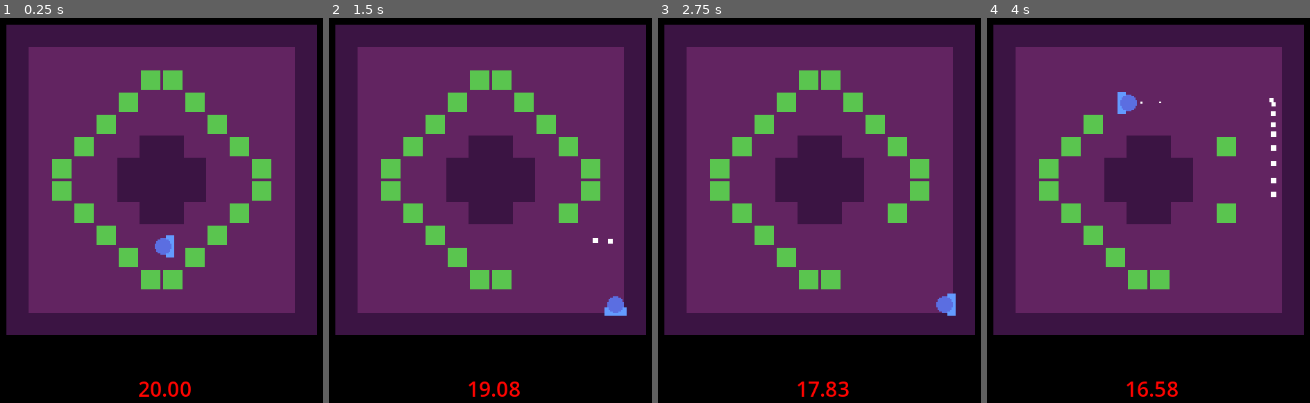
Above: before the commit, frames 1-4 (left to right).
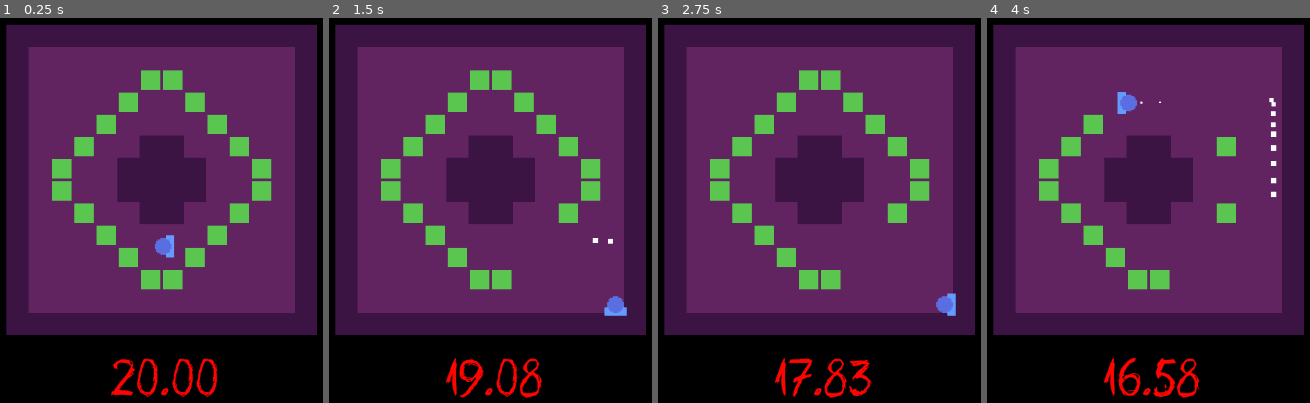
Above: after the commit, the same moments.

Repository: OwlyCode/LD55
Game: Godot game, scene res://game.tscn
The game is run twice, just before and just after one commit, with the same random seed, the same clock (stepped at 60 frames per second) and the same inputs.
Inputs:
- Up to frame 1 (0.25 s): no input
- Up to frame 2 (1.5 s): tap Enter at 0.5 s; hold D (right) 0.53-1.28 s; tap Space (dash) at 0.6, 1.35 s; hold S (down) from 1.28 s (still down)
- Up to frame 3 (2.75 s): release S (down) at 2.03 s; hold D (right) from 2.03 s (still down); tap Space (dash) at 2.1 s
- Up to frame 4 (4 s): release D (right) at 2.78 s; hold W (up) 2.78-3.53 s; tap Space (dash) at 2.85, 3.6 s; hold A (left) from 3.53 s (still down)

The runs differ from the first frame. In frame 1, 1.3% of the frame differs, in the area x 34-68%, y 88-99%; in frame 2, 1.3%, in the area x 35-66%, y 88-99%; in frame 3, 1.3%; in frame 4, 1.3%.

Commit message:
Working on UX

Diff:
--- a/game.tscn
+++ b/game.tscn
@@ -6,6 +6,7 @@
 [ext_resource type="Script" path="res://Hero.gd" id="3_ra3nm"]
 [ext_resource type="Script" path="res://TimeDisplay.gd" id="4_dm4ck"]
 [ext_resource type="FontFile" uid="uid://6ovh0s5ogn73" path="res://assets/Unutterable-Regular.ttf" id="6_gg3qu"]
+[ext_resource type="Texture2D" uid="uid://bgorf1ivrnuc0" path="res://assets/demon.png" id="7_0bdf2"]
 
 [sub_resource type="CircleShape2D" id="CircleShape2D_0cmyx"]
 radius = 6.0
@@ -79,7 +80,7 @@
 
 [node name="UI" type="CanvasLayer" parent="."]
 
-[node name="Label" type="Label" parent="UI"]
+[node name="Time" type="Label" parent="UI"]
 anchors_preset = 7
 anchor_left = 0.5
 anchor_top = 1.0
@@ -93,7 +94,8 @@
 theme_override_colors/font_color = Color(1, 0.0156863, 0, 1)
 theme_override_colors/font_outline_color = Color(0, 0, 0, 1)
 theme_override_constants/outline_size = 1
-theme_override_font_sizes/font_size = 30
+theme_override_fonts/font = ExtResource("6_gg3qu")
+theme_override_font_sizes/font_size = 60
 text = "TIME: 00"
 script = ExtResource("4_dm4ck")
 
@@ -165,6 +167,14 @@
 grow_vertical = 2
 theme_override_styles/panel = SubResource("StyleBoxFlat_6nblo")
 
+[node name="TextureRect" type="TextureRect" parent="UI/Defeat"]
+layout_mode = 0
+offset_left = -96.0
+offset_top = -42.0
+offset_right = 1258.0
+offset_bottom = 682.0
+texture = ExtResource("7_0bdf2")
+
 [node name="VBoxContainer" type="VBoxContainer" parent="UI/Defeat"]
 layout_mode = 1
 anchors_preset = 8
@@ -172,10 +182,10 @@
 anchor_top = 0.5
 anchor_right = 0.5
 anchor_bottom = 0.5
-offset_left = -288.5
-offset_top = -37.5
-offset_right = 288.5
-offset_bottom = 37.5
+offset_left = -300.0
+offset_top = 128.0
+offset_right = 300.0
+offset_bottom = 273.0
 grow_horizontal = 2
 grow_vertical = 2
 alignment = 1
Binary file added: assets/demon.png
Not shown, added: assets/demon.png.import
Not shown: 1 places in game.tscn that only renumber resources
